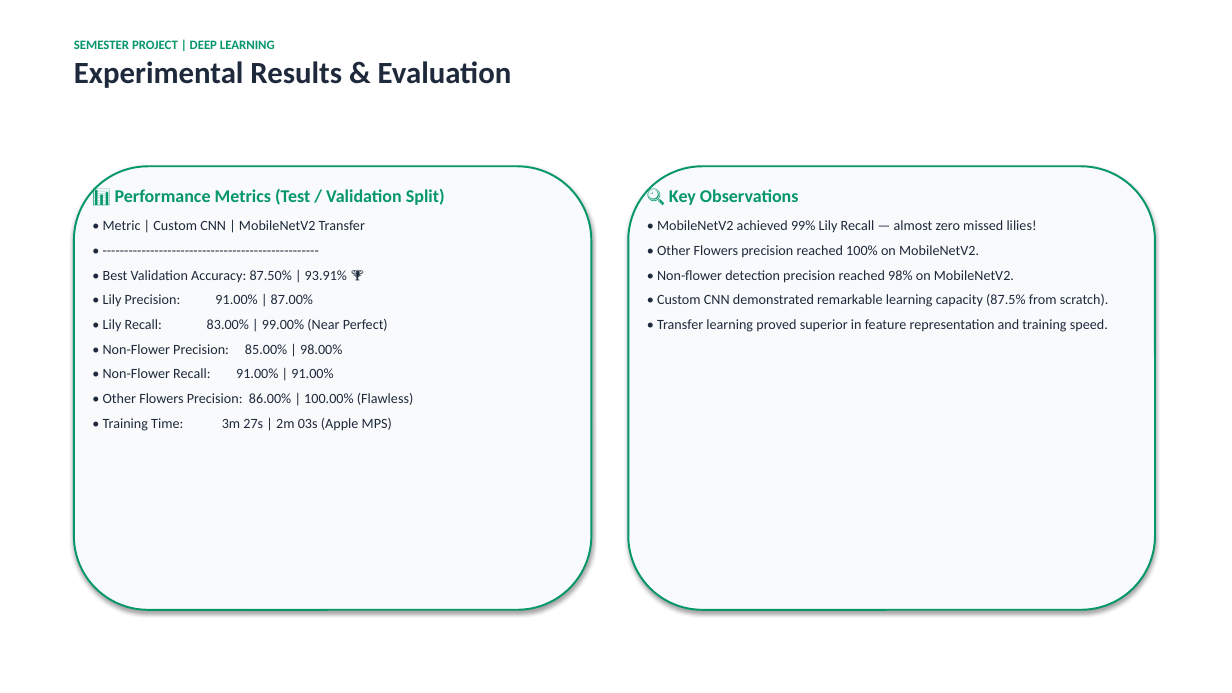
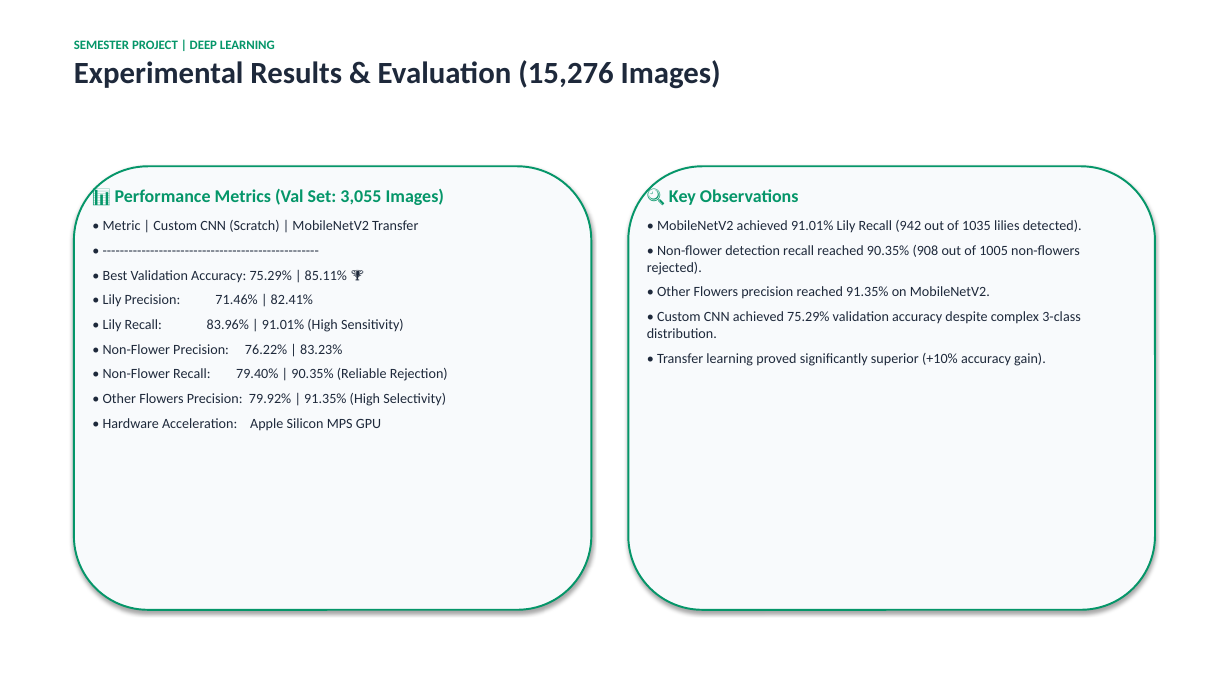
Before and after one commit to iamahmadishtiaq/lily-flower-classification, a slide deck: slide 7 of web/public/downloads/Lily_Classification_Presentation.pptx. Drawn at 1232x693 pixels with LibreOffice and Linux fonts; fonts in the diff are those of the drawing. Boxes give left, top, right and bottom in pixels: in the first picture for what was removed or moved away, otherwise in the second. Text is boxed around its words. In the diff, an @@ line names an element or a change of style, - is before the commit and + after.

Commit message:
Complete 15,276 dataset training, updated reports, presentation, crawler weights, and voiceover script

```diff
--- a/web/public/downloads/Lily_Classification_Presentation.pptx
+++ b/web/public/downloads/Lily_Classification_Presentation.pptx
@@ text at bbox=[74, 60, 721, 89]: text changed @@
-Experimental Results & Evaluation
+Experimental Results & Evaluation (15,276 Images)
@@ text at bbox=[103, 189, 444, 232]: text changed; size 14 to 11 pt; text colour #059669 to #1E293B; bold off @@
-📊 Performance Metrics (Test / Validation Split)
-• Metric | Custom CNN | MobileNetV2 Transfer
+📊 Performance Metrics (Val Set: 3,055 Images)
+• Metric | Custom CNN (Scratch) | MobileNetV2 Transfer
@@ text at bbox=[647, 220, 1082, 366]: text changed @@
-• MobileNetV2 achieved 99% Lily Recall — almost zero missed lilies!
-• Other Flowers precision reached 100% on MobileNetV2.
-• Non-flower detection precision reached 98% on MobileNetV2.
-• Custom CNN demonstrated remarkable learning capacity (87.5% from scratch).
-• Transfer learning proved superior in feature representation and training speed.
+• MobileNetV2 achieved 91.01% Lily Recall (942 out of 1035 lilies detected).
+• Non-flower detection recall reached 90.35% (908 out of 1005 non-flowers rejected).
+• Other Flowers precision reached 91.35% on MobileNetV2.
+• Custom CNN achieved 75.29% validation accuracy despite complex 3-class distribution.
+• Transfer learning proved significantly superior (+10% accuracy gain).
@@ text at bbox=[103, 270, 448, 431]: text changed @@
-• Best Validation Accuracy: 87.50% | 93.91% 🏆
-• Lily Precision: 91.00% | 87.00%
-• Lily Recall: 83.00% | 99.00% (Near Perfect)
-• Non-Flower Precision: 85.00% | 98.00%
-• Non-Flower Recall: 91.00% | 91.00%
-• Other Flowers Precision: 86.00% | 100.00% (Flawless)
-• Training Time: 3m 27s | 2m 03s (Apple MPS)
+• Best Validation Accuracy: 75.29% | 85.11% 🏆
+• Lily Precision: 71.46% | 82.41%
+• Lily Recall: 83.96% | 91.01% (High Sensitivity)
+• Non-Flower Precision: 76.22% | 83.23%
+• Non-Flower Recall: 79.40% | 90.35% (Reliable Rejection)
+• Other Flowers Precision: 79.92% | 91.35% (High Selectivity)
+• Hardware Acceleration: Apple Silicon MPS GPU
```
Also in this commit, not shown: 8 other slides changed, 17 other files.
